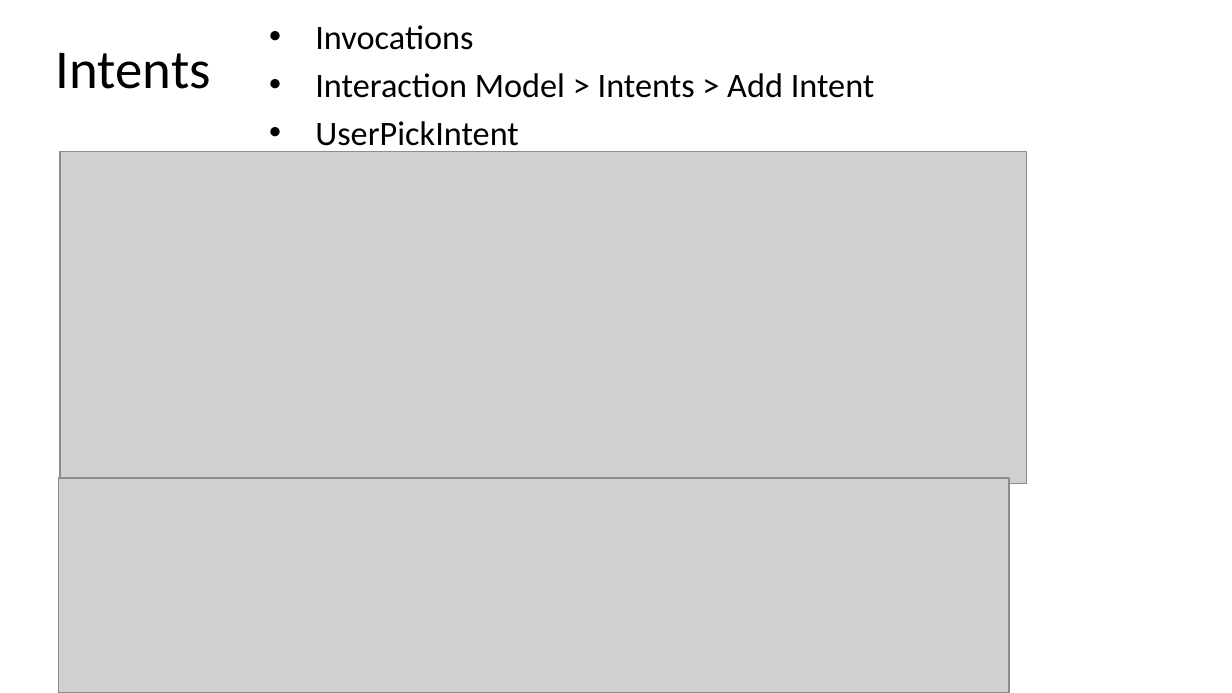
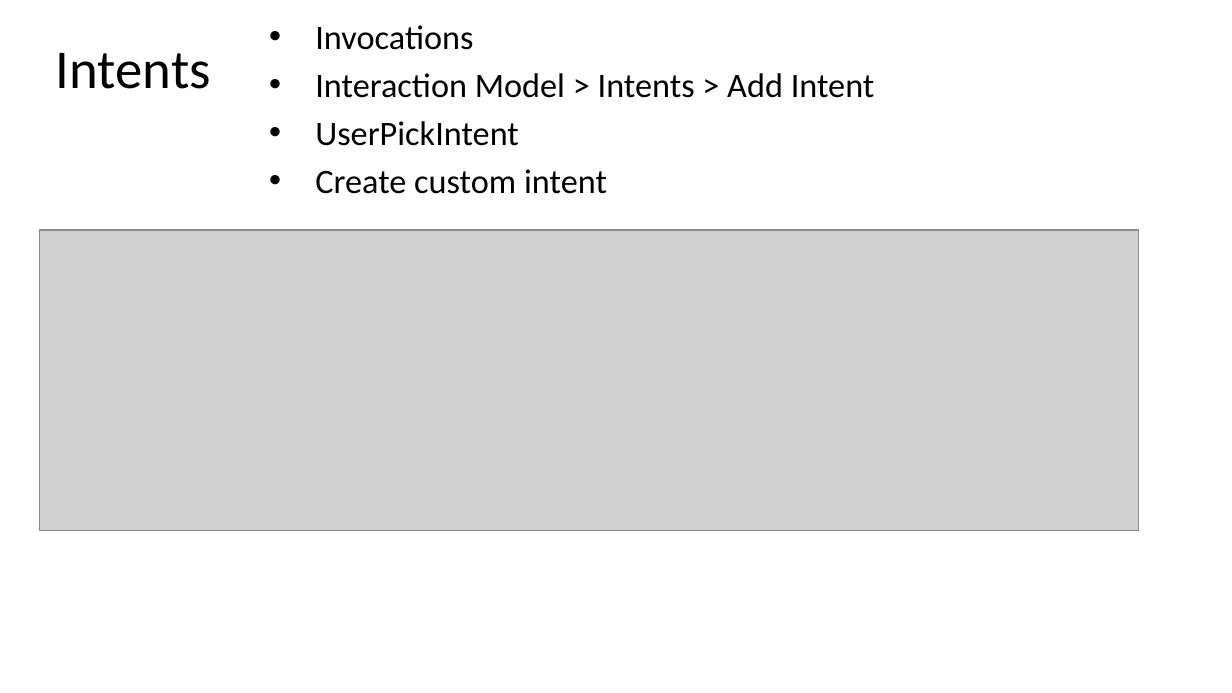
Before and after one commit to fi67/startPoint, a slide deck: slide 39 of rpsc2023.pptx. Drawn at 1232x693 pixels with LibreOffice and Linux fonts; fonts in the diff are those of the drawing; grey boxes stand for pictures; background and template pictures are left out. Boxes give left, top, right and bottom in pixels: in the first picture for what was removed or moved away, otherwise in the second. Text is boxed around its words. In the diff, an @@ line names an element or a change of style, - is before the commit and + after.

```diff
--- a/rpsc2023.pptx
+++ b/rpsc2023.pptx
@@ text at [315, 169, 607, 194]: paragraph added @@
+• Create custom intent
@@ picture: place and size @@
-picture at [60, 152, 1027, 484]
+picture at [39, 230, 1138, 531]
@@ picture removed at [58, 478, 1009, 693] @@
```
Also in this commit, not shown: 9 other slides changed, 1 slide added, 1 slide removed, 1 other file.
